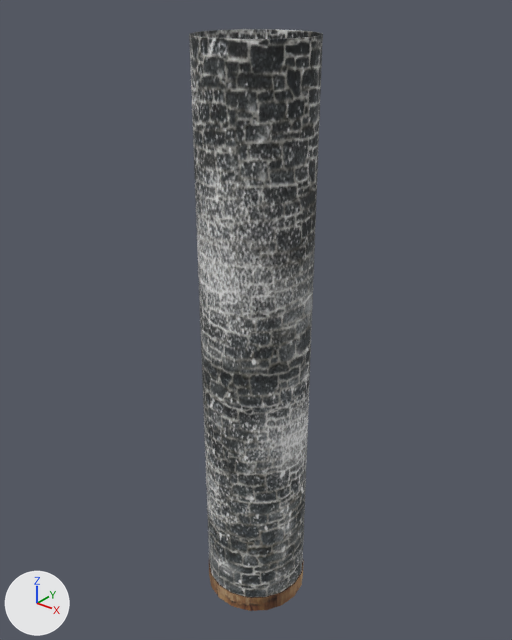
Renders of the COLLADA model sculpture.dae from each side of a commit.
Before and after are seen from a camera (50 mm lens) standing at (100.4, -125.6, 29.1) and looking at (-2.3, 2.8, -50.5). The axes (+X, +Y, +Z) are drawn at lower left. The lights are the same throughout. Where no turn or scale is listed for an object, it has been applied to the vertices.

In view in the first picture: 'ModuleFBXASC0321'.
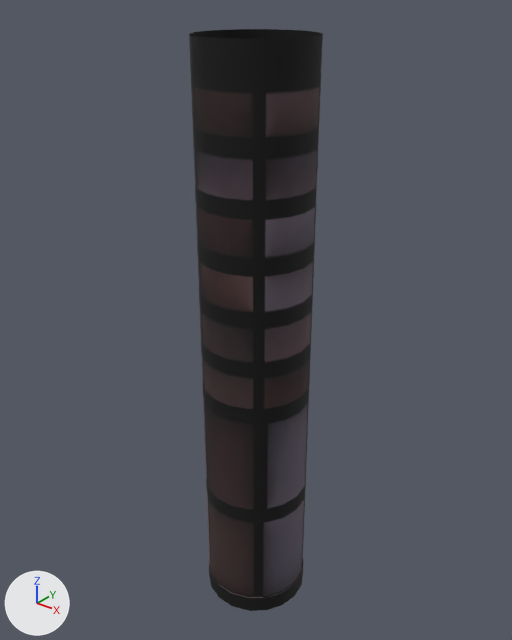
What differs and where, as boxes [x1, y1, x2, y2] in the pictures (512 x 640 px):
'ModuleFBXASC0321', surface changed (grey to black): [189, 29, 323, 611] in both

What the commit changed:
Picture 'sculpture-tex.jpg' (img_sculpture_tex_jpg) is new.
Material 'FBXASC0490FBXASC032FBXASC045FBXASC032Default' (mat_fbxasc0490fbxasc032fbxasc045fbxasc032default) changes its picture from img_tunnel_jpg to img_sculpture_tex_jpg.
